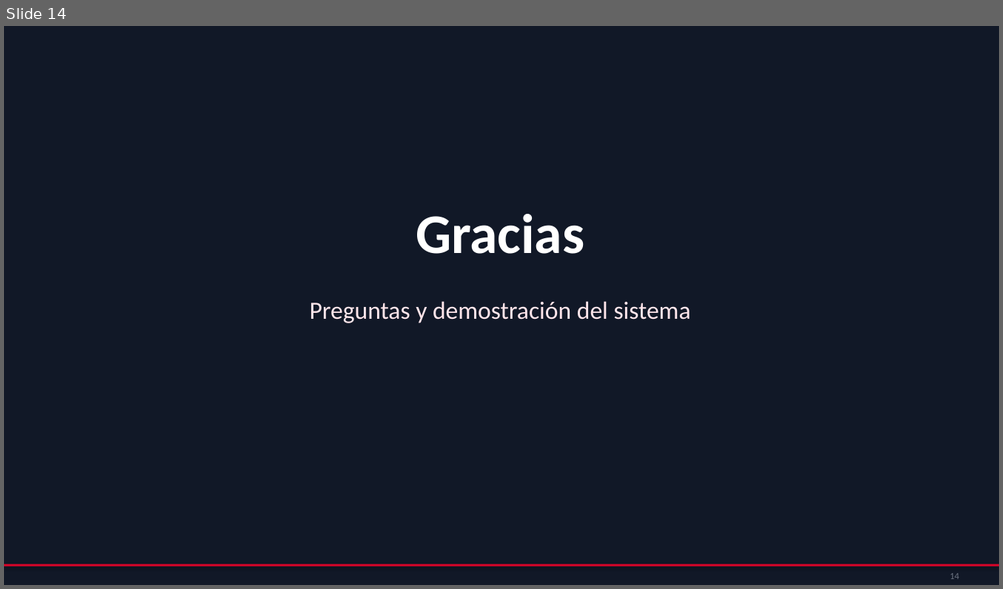
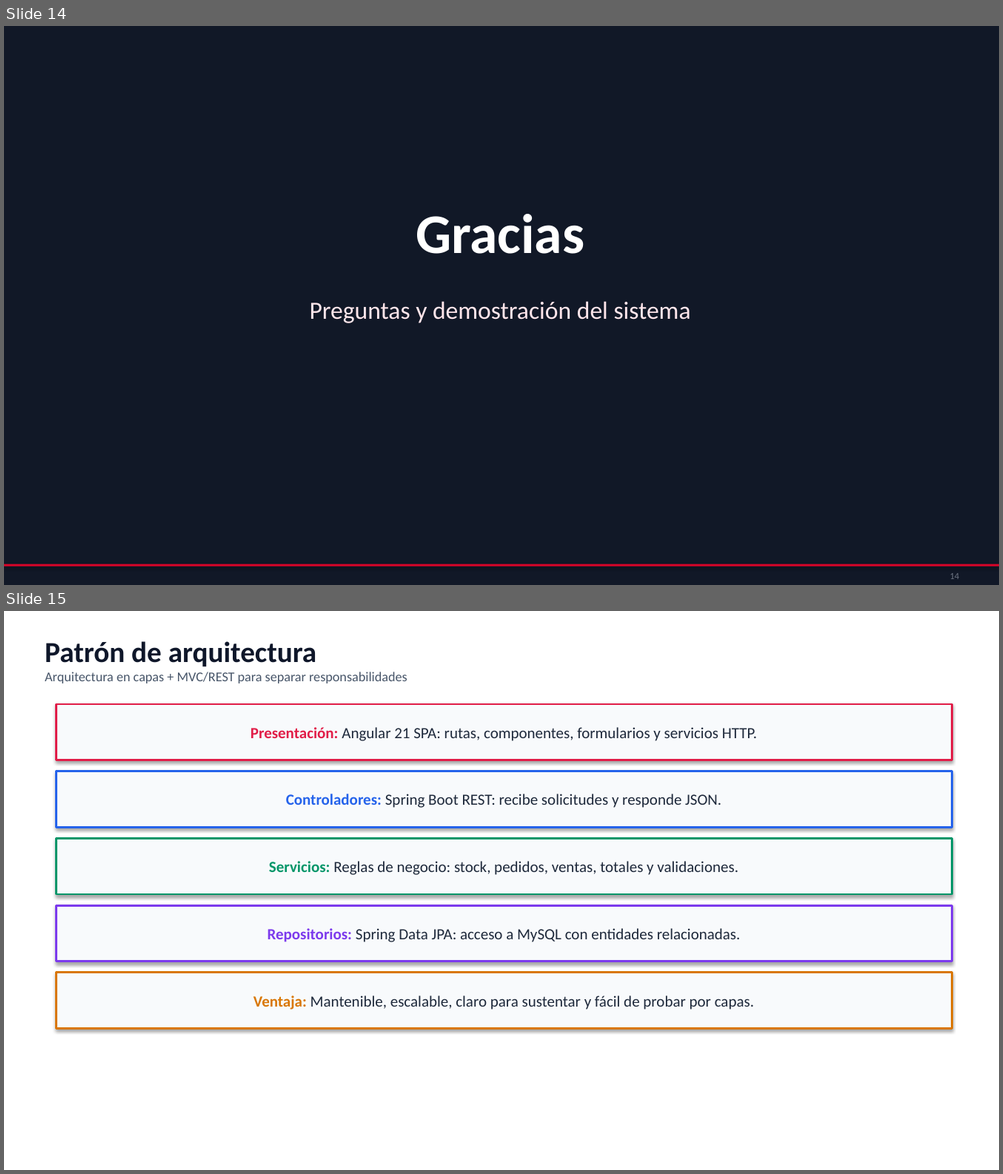
Before and after one commit to DiegoA199/Chompas_Mabel, a slide deck: docs/entregables/Presentacion_Chompas_Mabel.pptx. Shown one above the other, each under a label of ours: slide 14 before the commit, slides 14 and 15 after it. The pictures are 1003x589 and 1003x1174 pixels, drawn with LibreOffice and Linux fonts; fonts in the diff are those of the drawing. Boxes give left, top, right and bottom in pixels: in the first picture for what was removed or moved away, otherwise in the second. Text is boxed around its words. In the diff, an @@ line names an element or a change of style, - is before the commit and + after.

```diff
--- a/docs/entregables/Presentacion_Chompas_Mabel.pptx
+++ b/docs/entregables/Presentacion_Chompas_Mabel.pptx
@@ slide 15 added at bbox=[4, 611, 999, 1170], background #FFFFFF @@
@@ text added at bbox=[45, 641, 407, 684], 13 pt, text #475569 @@
+Patrón de arquitectura
+Arquitectura en capas + MVC/REST para separar responsabilidades
@@ rectangle added at bbox=[57, 704, 951, 760], fill #F8FAFC, outline #E11D48 2 pt, 15 pt, text #1E293B @@
+Presentación: Angular 21 SPA: rutas, componentes, formularios y servicios HTTP.
@@ rectangle added at bbox=[57, 772, 951, 827], fill #F8FAFC, outline #2563EB 2 pt, 15 pt, text #1E293B @@
+Controladores: Spring Boot REST: recibe solicitudes y responde JSON.
@@ rectangle added at bbox=[57, 839, 951, 894], fill #F8FAFC, outline #059669 2 pt, 15 pt, text #1E293B @@
+Servicios: Reglas de negocio: stock, pedidos, ventas, totales y validaciones.
@@ rectangle added at bbox=[57, 906, 951, 962], fill #F8FAFC, outline #7C3AED 2 pt, 15 pt, text #1E293B @@
+Repositorios: Spring Data JPA: acceso a MySQL con entidades relacionadas.
@@ rectangle added at bbox=[57, 973, 951, 1029], fill #F8FAFC, outline #D97706 2 pt, 15 pt, text #1E293B @@
+Ventaja: Mantenible, escalable, claro para sustentar y fácil de probar por capas.
```
Also in this commit, not shown: 3 other slides added, 8 other files.
